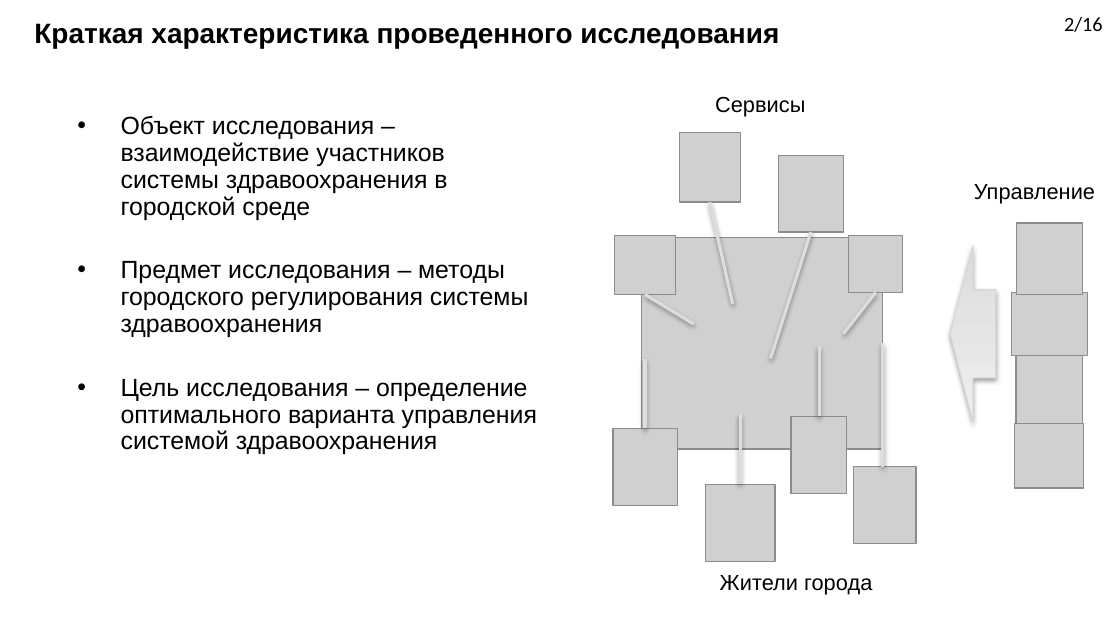
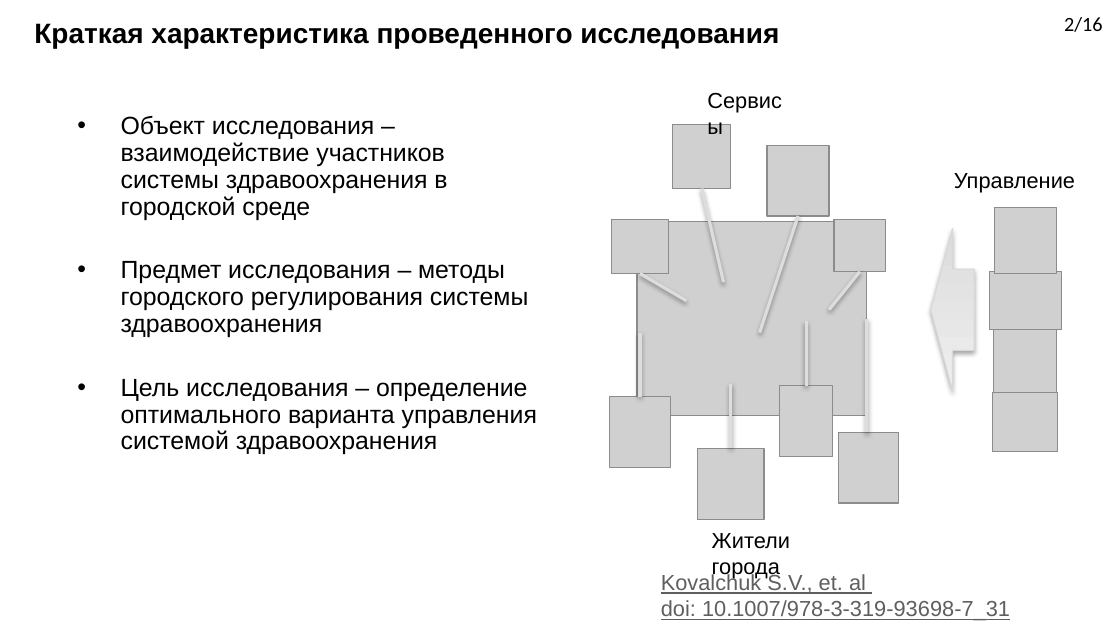
Before and after one commit to DimaStoyanov/Ambulance-Dispatching, a slide deck: slide 2 of Diplom_Presentation.pptx. Drawn at 1120x630 pixels with LibreOffice and Linux fonts; fonts in the diff are those of the drawing; grey boxes stand for pictures; background and template pictures are left out. Boxes give left, top, right and bottom in pixels: in the first picture for what was removed or moved away, otherwise in the second. Text is boxed around its words. In the diff, an @@ line names an element or a change of style, - is before the commit and + after.

```diff
--- a/Diplom_Presentation.pptx
+++ b/Diplom_Presentation.pptx
@@ text "Сервисы" rewrapped from bbox=[715, 96, 805, 117] to bbox=[697, 82, 805, 116] @@
@@ picture: place and size @@
-picture at bbox=[680, 133, 740, 203]
+picture at bbox=[673, 124, 731, 188]
@@ picture: place and size @@
-picture at bbox=[778, 156, 843, 233]
+picture at bbox=[767, 146, 830, 216]
@@ text "Управление": place and size @@
-text "Управление" at bbox=[974, 184, 1095, 204]
+text "Управление" at bbox=[954, 173, 1075, 193]
@@ line moved from (710, 202) - (732, 304) to (702, 188) - (724, 282) @@
@@ picture: place and size @@
-picture at bbox=[1017, 223, 1083, 295]
+picture at bbox=[995, 208, 1057, 274]
@@ picture: place and size @@
-picture at bbox=[615, 235, 675, 295]
+picture at bbox=[612, 220, 670, 273]
@@ picture: place and size @@
-picture at bbox=[642, 237, 883, 449]
+picture at bbox=[637, 222, 867, 417]
@@ line moved from (811, 232) - (771, 358) to (799, 216) - (759, 333) @@
@@ picture: place and size @@
-picture at bbox=[849, 235, 903, 292]
+picture at bbox=[834, 220, 886, 272]
@@ right arrow: place and size @@
-right arrow at bbox=[950, 245, 996, 421]
+right arrow at bbox=[931, 228, 974, 391]
@@ line moved from (645, 295) - (694, 324) to (640, 273) - (687, 301) @@
@@ line moved from (876, 292) - (843, 334) to (860, 272) - (829, 310) @@
@@ picture: place and size @@
-picture at bbox=[1011, 292, 1088, 355]
+picture at bbox=[989, 272, 1062, 330]
@@ line moved from (820, 417) - (820, 346) to (806, 385) - (806, 321) @@
@@ line moved from (883, 467) - (883, 344) to (867, 432) - (867, 318) @@
@@ line moved from (645, 429) - (645, 358) to (640, 396) - (640, 333) @@
@@ picture: place and size @@
-picture at bbox=[1016, 356, 1082, 426]
+picture at bbox=[993, 330, 1056, 394]
@@ line moved from (740, 484) - (740, 414) to (730, 448) - (730, 384) @@
@@ picture: place and size @@
-picture at bbox=[791, 417, 847, 494]
+picture at bbox=[780, 385, 832, 456]
@@ picture: place and size @@
-picture at bbox=[613, 429, 678, 506]
+picture at bbox=[609, 396, 671, 467]
@@ picture: place and size @@
-picture at bbox=[1015, 423, 1083, 487]
+picture at bbox=[992, 393, 1057, 452]
@@ picture: place and size @@
-picture at bbox=[706, 485, 775, 562]
+picture at bbox=[698, 449, 764, 520]
@@ picture: place and size @@
-picture at bbox=[853, 467, 916, 544]
+picture at bbox=[839, 432, 898, 503]
@@ text "Жители города" rewrapped from bbox=[720, 575, 872, 595] to bbox=[712, 533, 790, 579] @@
@@ text added at bbox=[661, 573, 1010, 621], 14 pt, text #5F5F5F, underline @@
+Kovalchuk S.V., et. al
+doi: 10.1007/978-3-319-93698-7_31
```
Also in this commit, not shown: 6 other slides changed, 6 slides added, 6 slides removed, 5 other files.
